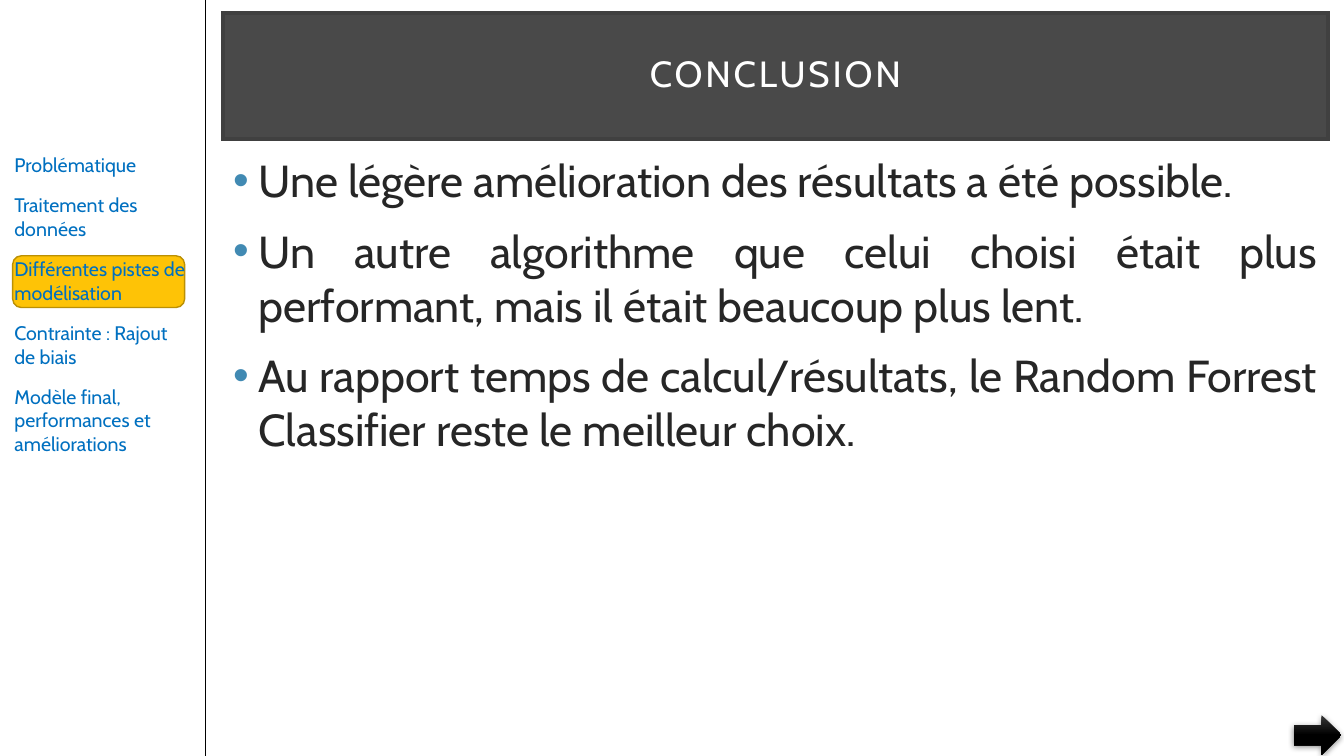
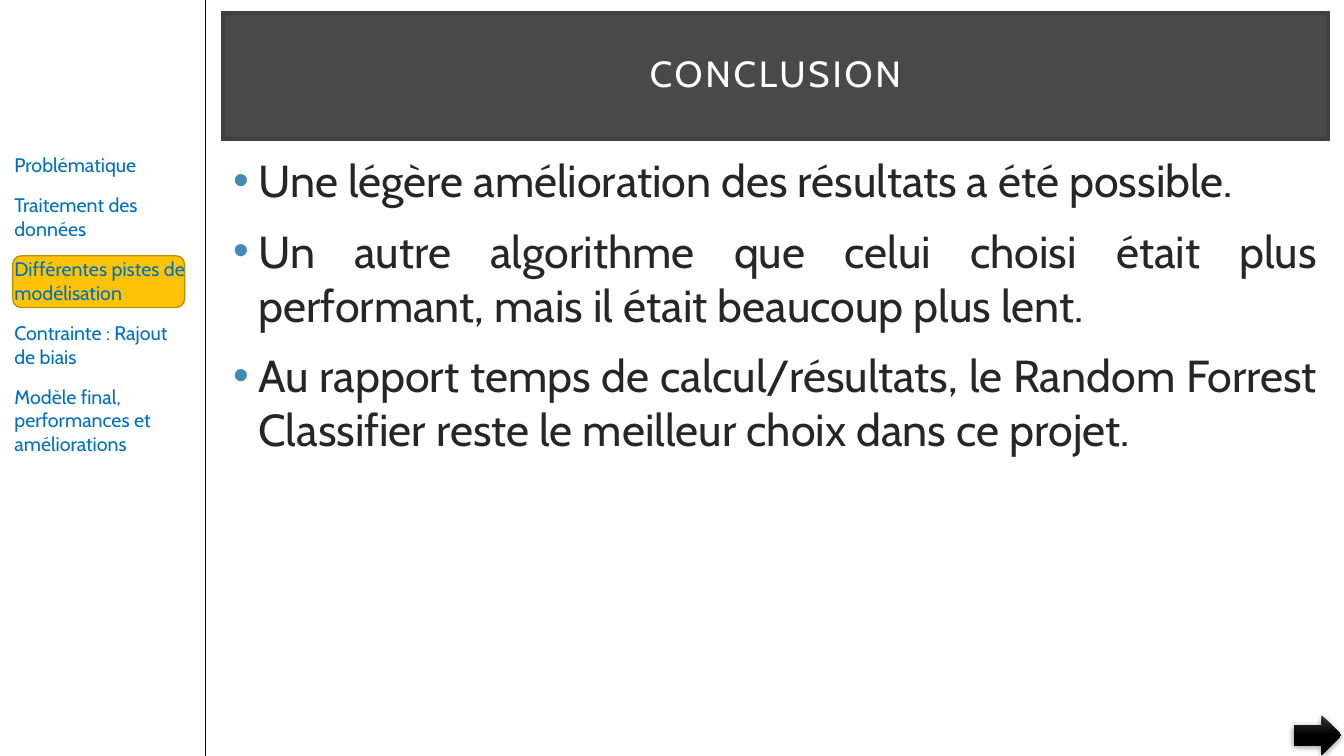
Before and after one commit to pfroide/python, a slide deck: slide 37 of Projet_5/p5.pptx. Drawn at 1344x756 pixels with LibreOffice and Linux fonts; fonts in the diff are those of the drawing. Boxes give left, top, right and bottom in pixels: in the first picture for what was removed or moved away, otherwise in the second. Text is boxed around its words. In the diff, an @@ line names an element or a change of style, - is before the commit and + after.

```diff
--- a/Projet_5/p5.pptx
+++ b/Projet_5/p5.pptx
@@ text at bbox=[258, 358, 1317, 456]: text changed @@
-• Au rapport temps de calcul/résultats, le Random Forrest Classifier reste le meilleur choix.
+• Au rapport temps de calcul/résultats, le Random Forrest Classifier reste le meilleur choix dans ce projet.
```
Also in this commit, not shown: 23 other slides changed.
